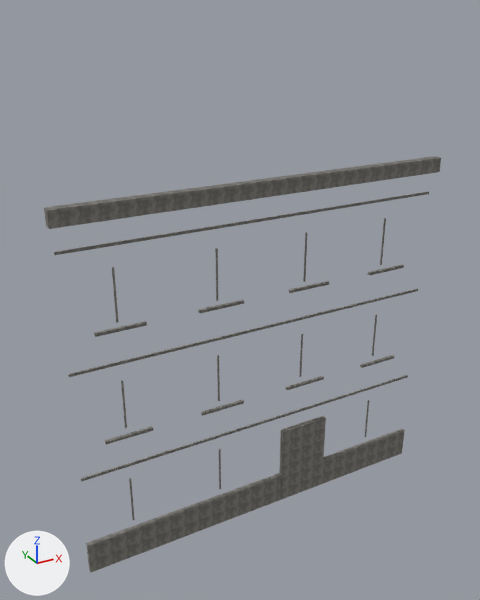
One commit to the OBJ model resources/blender/zombie_street/Street_BlockL3_Trim.obj: the scene before it, then after it.
Both versions are drawn from a 50 mm lens placed at (-8.76, -14.43, 13.98), pointed at (-0.62, 0.36, 6.59). Lighting does not change. The marker at lower left points along +X, +Y and +Z. The first picture is the older version. Where no turn or scale is listed for an object, it has been applied to the vertices.

Before the edit, the objects in view are built like this:
```python
me_street_blockl3_trim = bpy.data.meshes.new('Street_BlockL3_Trim')
me_street_blockl3_trim.from_pydata(...)  # 224 vertices, 336 faces; spans x -5.7..5.7, y -0.26..0.23, z -0.49..10.0
me_street_blockl3_trim.materials.append(mat_trimstone)  # picture img_trimstone_png
ob_street_blockl3_trim = bpy.data.objects.new('Street_BlockL3_Trim', me_street_blockl3_trim)
ob_street_blockl3_trim.location = (0.0, 0.0, 0.0)
```
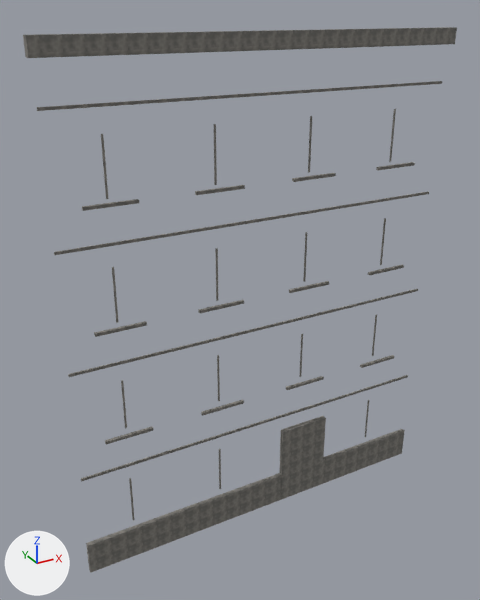
What changed in the scene script:
```text
Change me_street_blockl3_trim:
    used by ob_street_blockl3_trim; location = (0.0, 0.0, 0.0)
    remove me_street_blockl3_trim.from_pydata(...)  # 224 vertices, 336 faces; spans x -5.7..5.7, y -0.26..0.23, z -0.49..10.0
    add me_street_blockl3_trim.from_pydata(...)  # 296 vertices, 444 faces; spans x -5.7..5.7, y -0.26..0.23, z -0.49..13.5
    me_street_blockl3_trim part 1: the loose piece of 8 vertices spanning x -5.7..5.7, y -0.26..0.0, z 9.58..10.0 is moved by (0.0, 0.0, 3.5)
    me_street_blockl3_trim part 2: a new loose piece, a box spanning x -5.6..5.6, y -0.049..0.0, z 12.04..12.11, in mat_trimstone (picture img_trimstone_png)
    me_street_blockl3_trim part 3: a new loose piece, a box spanning x -4.865..-3.535, y -0.09..0.0, z 9.83..9.91, in mat_trimstone (picture img_trimstone_png)
    me_street_blockl3_trim part 4: a new loose piece, a box spanning x -4.225..-4.175, y 0.195..0.225, z 9.95..11.42, in mat_trimstone (picture img_trimstone_png)
    me_street_blockl3_trim part 5: a new loose piece, a box spanning x -2.065..-0.735, y -0.09..0.0, z 9.83..9.91, in mat_trimstone (picture img_trimstone_png)
    me_street_blockl3_trim part 6: a new loose piece, a box spanning x -1.425..-1.375, y 0.195..0.225, z 9.95..11.42, in mat_trimstone (picture img_trimstone_png)
    me_street_blockl3_trim part 7: a new loose piece, a box spanning x 0.735..2.065, y -0.09..0.0, z 9.83..9.91, in mat_trimstone (picture img_trimstone_png)
    me_street_blockl3_trim part 8: a new loose piece, a box spanning x 1.375..1.425, y 0.195..0.225, z 9.95..11.42, in mat_trimstone (picture img_trimstone_png)
    me_street_blockl3_trim part 9: a new loose piece, a box spanning x 3.535..4.865, y -0.09..0.0, z 9.83..9.91, in mat_trimstone (picture img_trimstone_png)
    me_street_blockl3_trim part 10: a new loose piece, a box spanning x 4.175..4.225, y 0.195..0.225, z 9.95..11.42, in mat_trimstone (picture img_trimstone_png)
```

Boxes (x1, y1, x2, y2) around the edits, measured in the pictures (480 x 600 px; the box of a moved part takes in the faces that stretch with it):
'Street_BlockL3_Trim', reshaped (9% wider, 31% taller)
    before: (44, 156, 441, 572)
    after: (23, 27, 457, 572)
part 1 of me_street_blockl3_trim, moved or reshaped
    before: (44, 156, 441, 229)
    after: (23, 27, 457, 58)
part 2 of me_street_blockl3_trim, added
    after: (37, 81, 442, 111)
part 3 of me_street_blockl3_trim, added
    after: (82, 199, 139, 211)
part 4 of me_street_blockl3_trim, added
    after: (101, 134, 109, 199)
part 5 of me_street_blockl3_trim, added
    after: (195, 185, 245, 195)
part 6 of me_street_blockl3_trim, added
    after: (213, 124, 217, 185)
part 7 of me_street_blockl3_trim, added
    after: (292, 173, 336, 182)
part 8 of me_street_blockl3_trim, added
    after: (308, 116, 312, 173)
part 9 of me_street_blockl3_trim, added
    after: (376, 162, 415, 170)
part 10 of me_street_blockl3_trim, added
    after: (389, 109, 396, 162)
